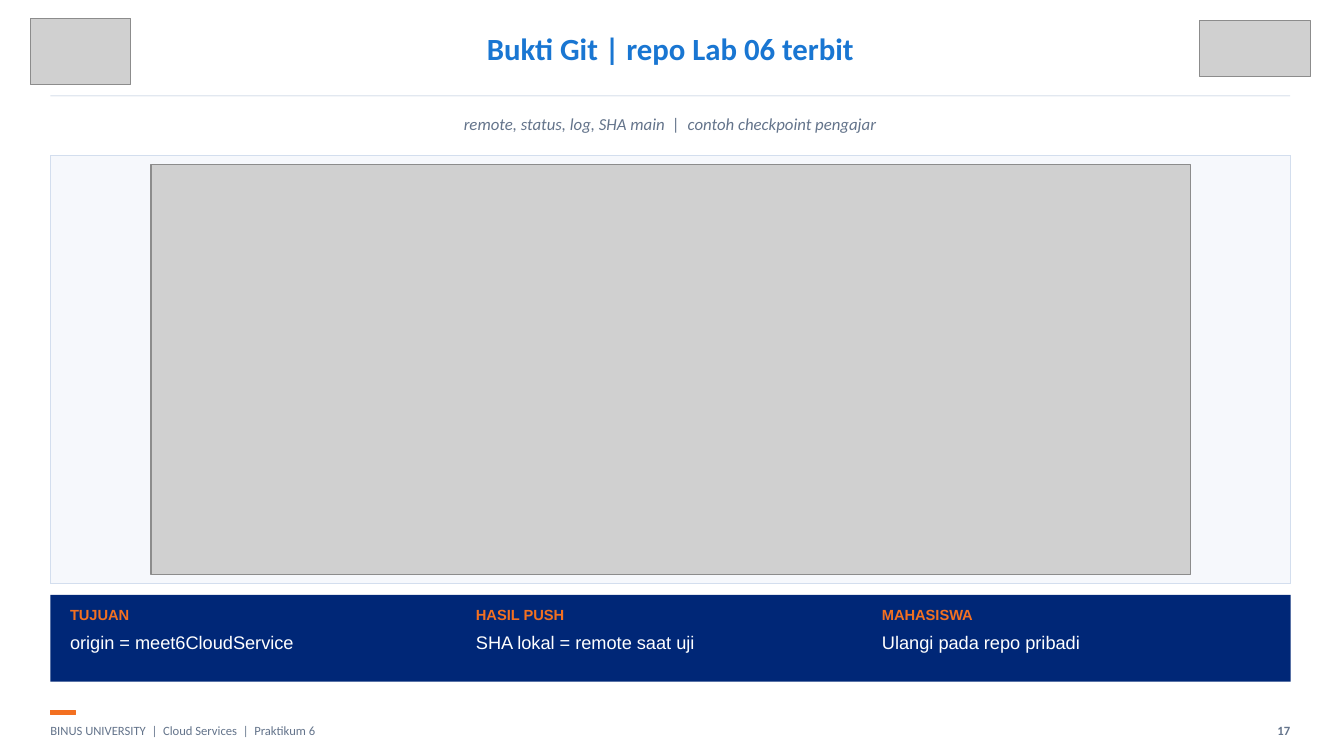
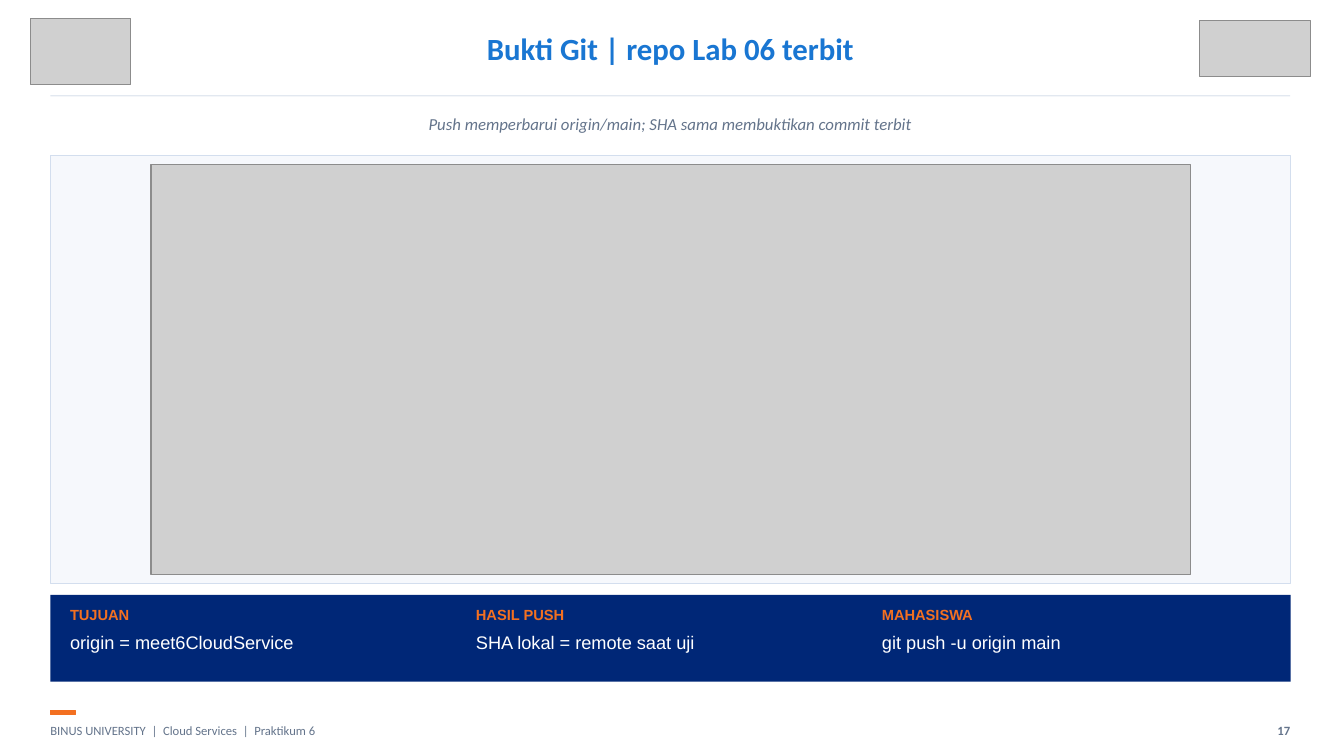
Before and after one commit to SeedFlora/meet6CloudService, a slide deck: slide 17 of slides/LAB06_Cloud_Notes_Compose_Bukti_Live.pptx. Drawn at 1344x756 pixels with LibreOffice and Linux fonts; fonts in the diff are those of the drawing; grey boxes stand for pictures. Boxes give left, top, right and bottom in pixels: in the first picture for what was removed or moved away, otherwise in the second. Text is boxed around its words. In the diff, an @@ line names an element or a change of style, - is before the commit and + after.

```diff
--- a/slides/LAB06_Cloud_Notes_Compose_Bukti_Live.pptx
+++ b/slides/LAB06_Cloud_Notes_Compose_Bukti_Live.pptx
@@ text at [429, 118, 911, 133]: text changed @@
-remote, status, log, SHA main | contoh checkpoint pengajar
+Push memperbarui origin/main; SHA sama membuktikan commit terbit
@@ text at [882, 635, 1060, 653]: text changed @@
-Ulangi pada repo pribadi
+git push -u origin main
```
Also in this commit, not shown: 2 other slides changed.
